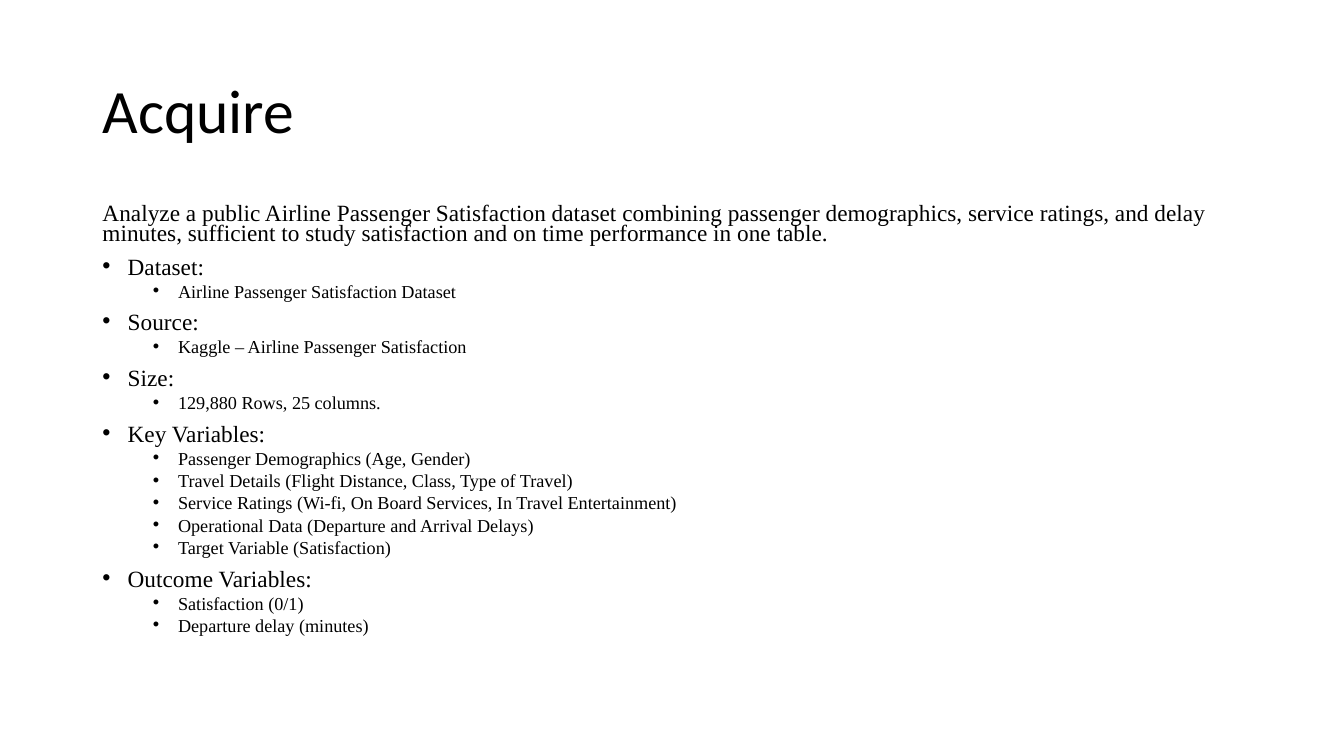
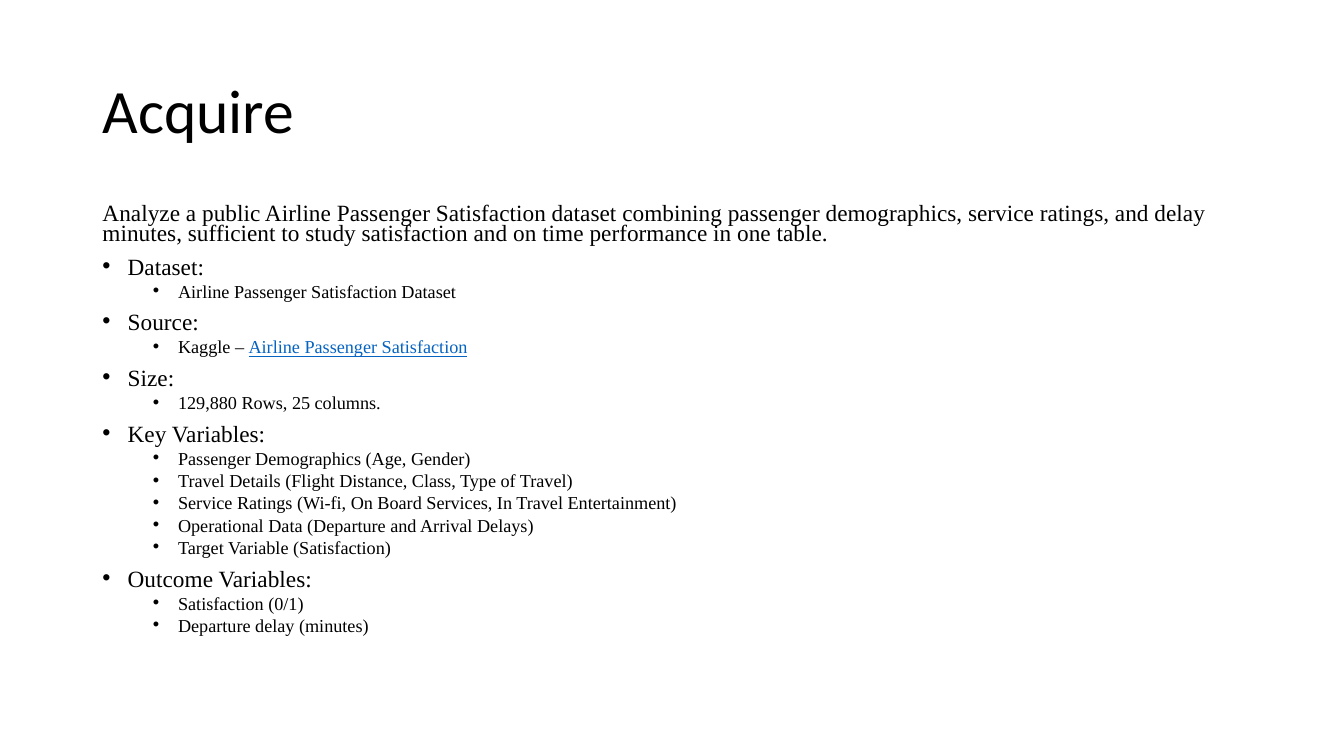
Before and after one commit to vince760/ANA500, a slide deck: slide 4 of VITALE_PPT.pptx. Drawn at 1344x756 pixels with LibreOffice and Linux fonts; fonts in the diff are those of the drawing. Boxes give left, top, right and bottom in pixels: in the first picture for what was removed or moved away, otherwise in the second. Text is boxed around its words. In the diff, an @@ line names an element or a change of style, - is before the commit and + after.

```diff
--- a/VITALE_PPT.pptx
+++ b/VITALE_PPT.pptx
@@ text at bbox=[178, 340, 468, 357]: text colour #000000 to #0563C1, underline on in "Airline Passenger Satisfaction" @@
```
Also in this commit, not shown: 2 other slides changed, 2 slides added, 1 slide removed, 2 other files.
